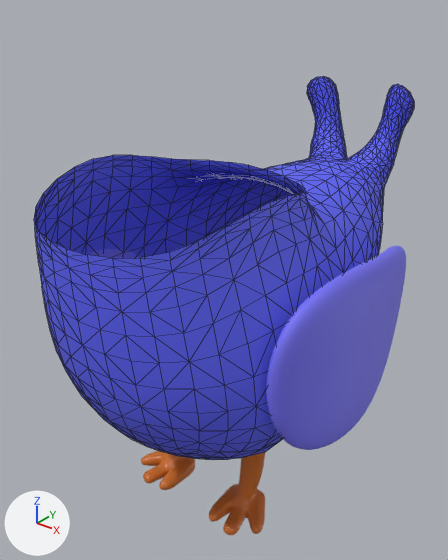
The glTF model vite-project/src/assets/3d/pigeonBody.glb, before and after one commit.
Both versions are drawn from a 50 mm lens placed at (2.03, -2.57, 1.19), pointed at (-0.11, 0.11, -0.46). Arrows for +X, +Y and +Z are at lower left; the lights stay in place. Mesh edges are drawn as thin lines on the coarser meshes. Where no turn or scale is listed for an object, it has been applied to the vertices. Vertices at the same position are counted once.
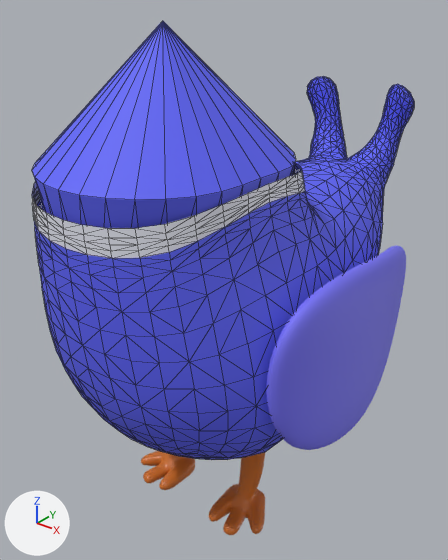
The change, as a list of edits to the scene's bpy script:
```text
Add mat_cuello:
    mat_cuello = principled_material('cuello')
    mat_cuello.base_color = (0.836, 0.853, 0.95)  # white #eceef9
    mat_cuello.roughness = 0.434
Change me_object_5_002:
    used by ob_object_13; location = (0.0, -0.436, 0.587)
    remove me_object_5_002.from_pydata(...)  # 1195 vertices, 2304 faces; spans x -0.79..0.79, y -0.66..1.99, z -2.0..-0.01
    add me_object_5_002.from_pydata(...)  # 1260 vertices, 2430 faces; spans x -0.79..0.79, y -0.66..1.99, z -2.0..0.44
    me_object_5_002 part 1: a new loose piece of 65 vertices spanning x -0.55..0.55, y -0.66..0.62, z -0.6..0.44, in mat_pecho_002 (blue #5f65f9)
Add me_object_8:
    me_object_8.from_pydata(...)  # 160 vertices, 256 faces; spans x -0.578..0.578, y -0.665..0.621, z -0.415..-0.182
    me_object_8.materials.append(mat_cuello)  # white #eceef9
Add ob_object_16:
    ob_object_16 = bpy.data.objects.new('Object_16', me_object_8)
    ob_object_16.location = (0.0, -0.436, 0.587)
```

Location of each change, (x1, y1, x2, y2) in pixels of the pictures (448 x 560 px):
'Object_13', reshaped (14% taller): before (34, 76, 414, 460); after (32, 21, 414, 460)
'Object_16', added: after (32, 164, 305, 258)
part 1 of me_object_5_002, added (blue): after (32, 21, 296, 228)
